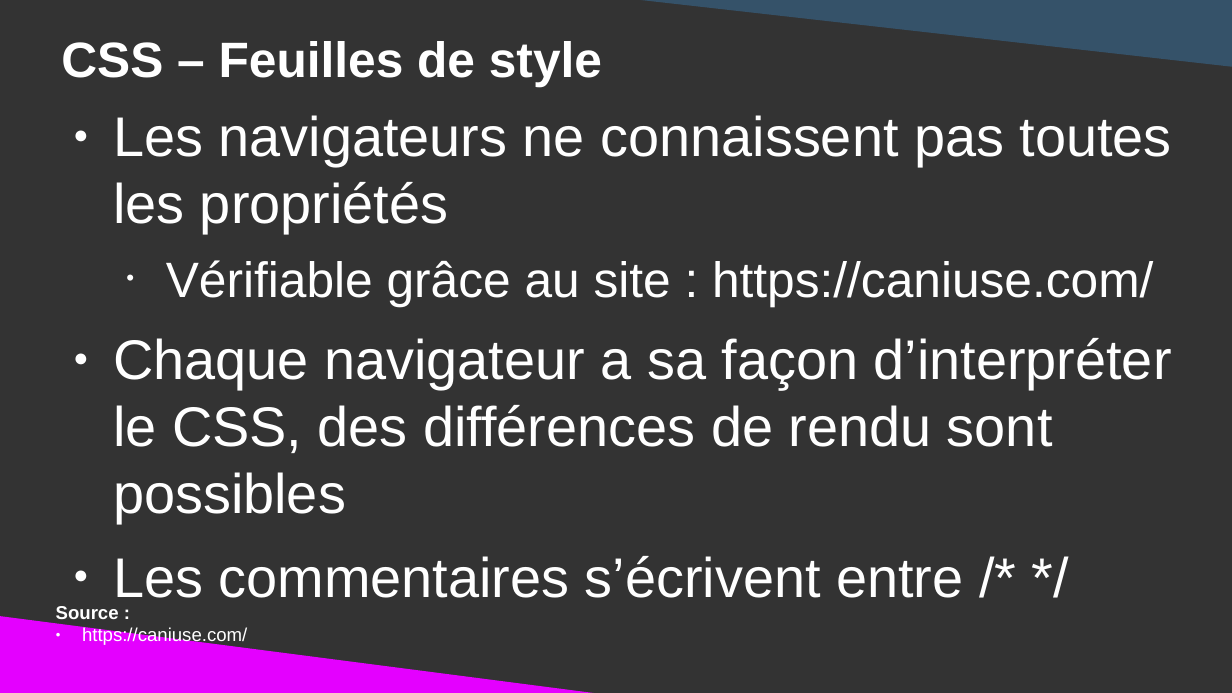
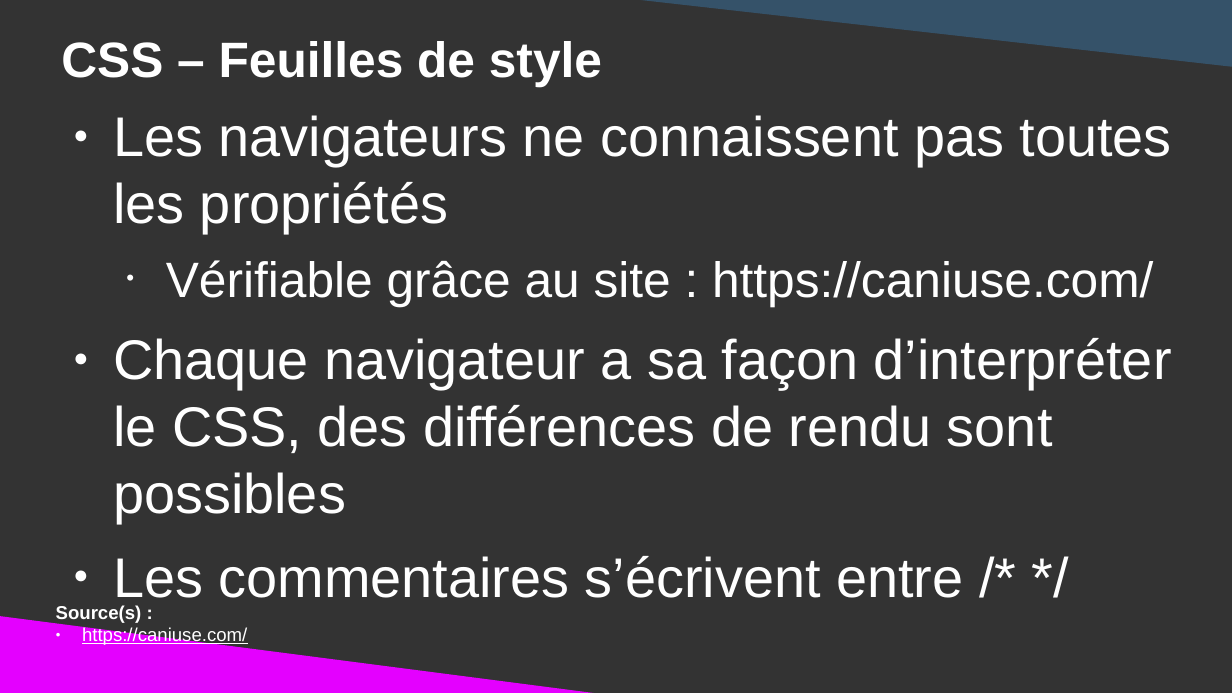
Before and after one commit to DanYellow/cours, a slide deck: slide 11 of integration-web-s1/travaux-pratiques/numero-3/presentation.odp. Drawn at 1232x693 pixels with LibreOffice and Linux fonts; fonts in the diff are those of the drawing. Boxes give left, top, right and bottom in pixels: in the first picture for what was removed or moved away, otherwise in the second. Text is boxed around its words. In the diff, an @@ line names an element or a change of style, - is before the commit and + after.

```diff
--- a/integration-web-s1/travaux-pratiques/numero-3/presentation.odp
+++ b/integration-web-s1/travaux-pratiques/numero-3/presentation.odp
@@ text "Les navigateurs ne connaissent pas ..." rewrapped from (113, 115, 1172, 598) to (113, 115, 1172, 607) @@
@@ text at (56, 605, 142, 623): text changed @@
-Source :
+Source(s) :
@@ text at (82, 627, 247, 646): underline on in "https://caniuse.com/" @@
```
Also in this commit, not shown: 14 other slides changed, 13 other files.
